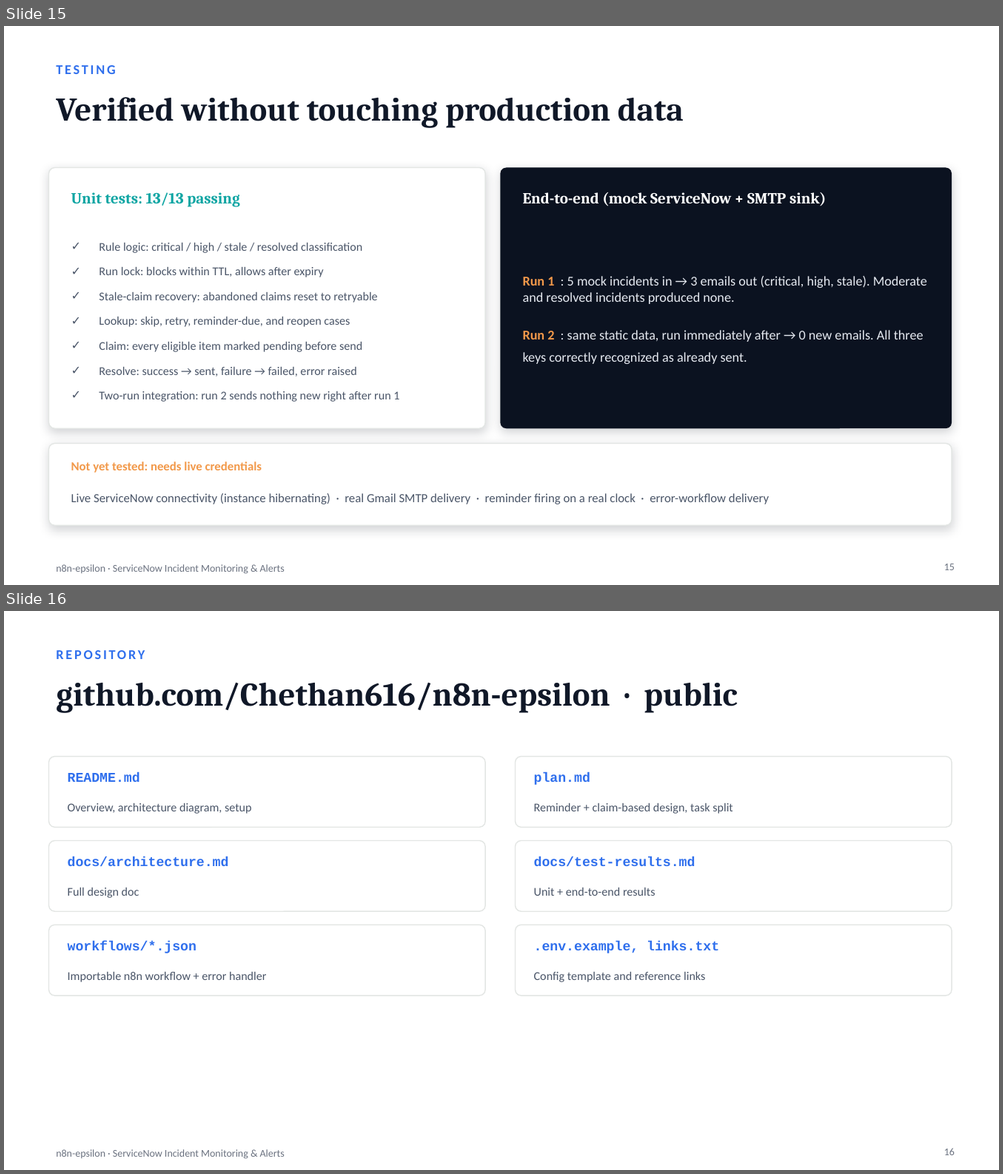
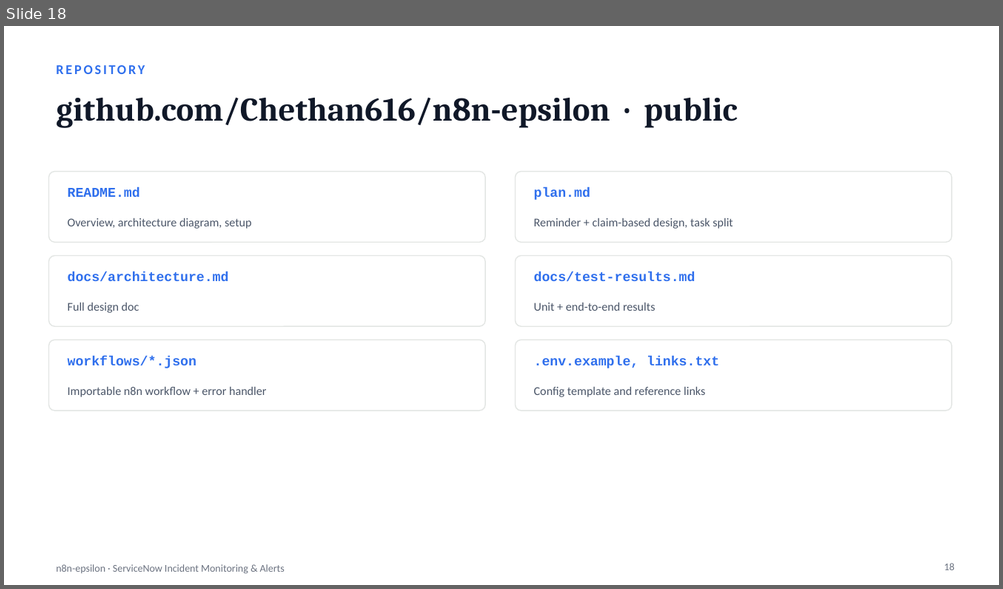
Before and after one commit to Chethan616/n8n-epsilon, a slide deck: n8n-epsilon-detailed.pptx. Shown one above the other, each under a label of ours: slides 15 and 16 before the commit, slide 18 after it. The pictures are 1003x1174 and 1003x589 pixels, drawn with LibreOffice and Linux fonts; fonts in the diff are those of the drawing. Boxes give left, top, right and bottom in pixels: in the first picture for what was removed or moved away, otherwise in the second. Text is boxed around its words. In the diff, an @@ line names an element or a change of style, - is before the commit and + after.

Commit message:
Add REST API deep-dive slides, remove testing slide
- new slides covering GET (retrieving incidents) and POST (creating
  them) against the ServiceNow Table API, with the actual endpoint,
  query params, and the impact/urgency-calculates-priority gotcha
- new REST API Integration section, renumbered Reliability/Delivery
  sections accordingly
- removed the Testing Results slide and its section framing; a live
  demo replaces it

```diff
--- a/n8n-epsilon-detailed.pptx
+++ b/n8n-epsilon-detailed.pptx
@@ slide 15 removed at (x1=4, y1=26, x2=999, y2=585), background #FFFFFF; not listed: 1 template element that a slide beside it also shows @@
@@ text removed at (x1=56, y1=65, x2=115, y2=74) @@
-TESTING
@@ title removed at (x1=56, y1=97, x2=683, y2=128) @@
-Verified without touching production data
@@ rounded rectangle removed at (x1=48, y1=168, x2=485, y2=429) @@
@@ rounded rectangle removed at (x1=500, y1=168, x2=951, y2=429) @@
@@ text removed at (x1=71, y1=192, x2=240, y2=207) @@
-Unit tests: 13/13 passing
@@ text removed at (x1=523, y1=192, x2=825, y2=207) @@
-End-to-end (mock ServiceNow + SMTP sink)
@@ text removed at (x1=99, y1=243, x2=399, y2=402) @@
-✓ Rule logic: critical / high / stale / resolved classification
-✓ Run lock: blocks within TTL, allows after expiry
-✓ Stale-claim recovery: abandoned claims reset to retryable
-✓ Lookup: skip, retry, reminder-due, and reopen cases
-✓ Claim: every eligible item marked pending before send
-✓ Resolve: success → sent, failure → failed, error raised
-✓ Two-run integration: run 2 sends nothing new right after run 1
@@ text removed at (x1=523, y1=276, x2=927, y2=364) @@
-Run 1 : 5 mock incidents in → 3 emails out (critical, high, stale). Moderate and resolved incidents produced none.
-Run 2 : same static data, run immediately after → 0 new emails. All three keys correctly recognized as already sent.
@@ rounded rectangle removed at (x1=48, y1=444, x2=951, y2=526) @@
@@ text removed at (x1=71, y1=462, x2=262, y2=473) @@
-Not yet tested: needs live credentials
@@ text removed at (x1=71, y1=494, x2=768, y2=505) @@
-Live ServiceNow connectivity (instance hibernating) · real Gmail SMTP delivery · reminder firing on a real clock · error-workflow delivery
@@ page number removed at (x1=944, y1=564, x2=954, y2=571) @@
-15
@@ what was slide 16 is now slide 18 @@
@@ page number at (x1=944, y1=563, x2=954, y2=571): text changed @@
-16
+18
```
Also in this commit, not shown: 2 slides changed, 3 slides added.
